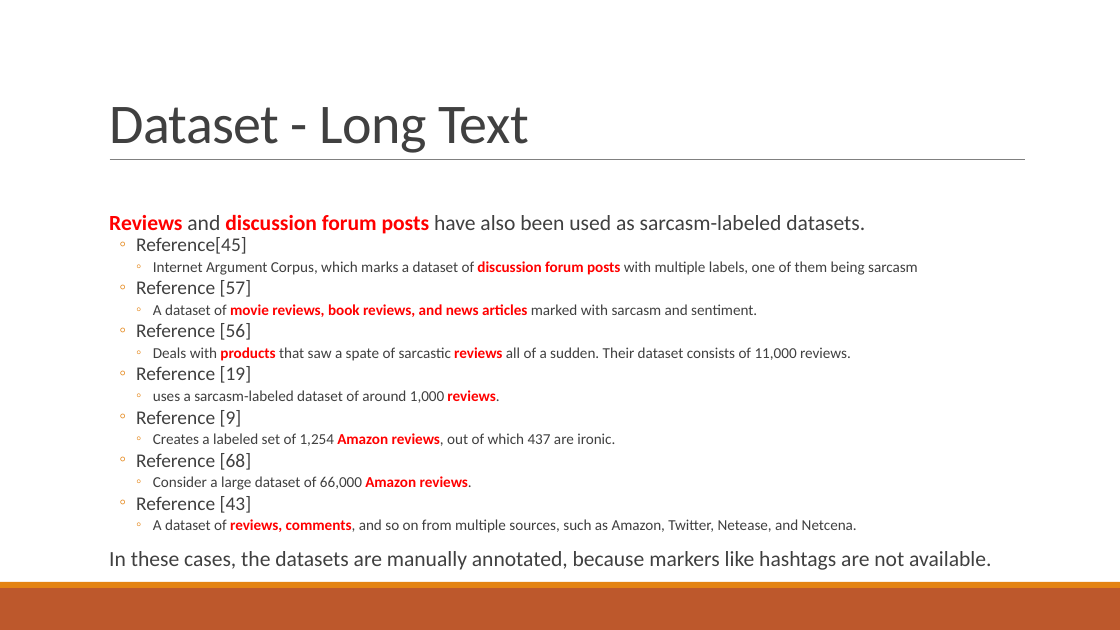
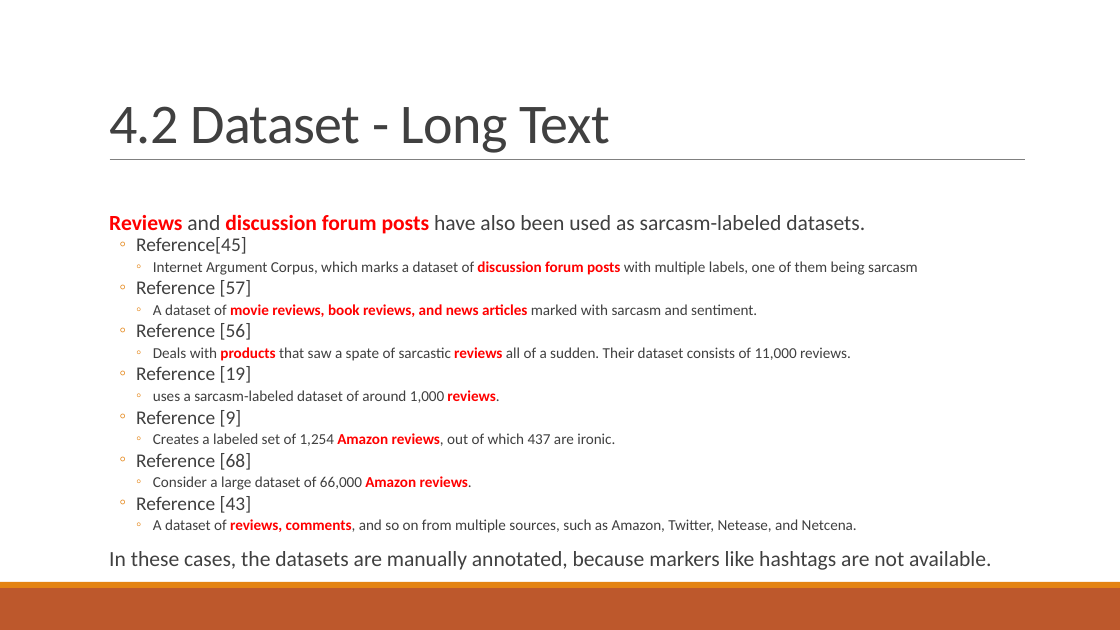
Before and after one commit to liangxh/grad, a slide deck: slide 16 of [文献调研] Automatic Sarcasm Detection A Survey.pptx. Drawn at 1120x630 pixels with LibreOffice and Linux fonts; fonts in the diff are those of the drawing. Boxes give left, top, right and bottom in pixels: in the first picture for what was removed or moved away, otherwise in the second. Text is boxed around its words. In the diff, an @@ line names an element or a change of style, - is before the commit and + after.

```diff
--- a/[文献调研] Automatic Sarcasm Detection A Survey.pptx
+++ b/[文献调研] Automatic Sarcasm Detection A Survey.pptx
@@ title at box(109, 106, 610, 153): text changed @@
-Dataset - Long Text
+4.2 Dataset - Long Text
```
Also in this commit, not shown: 22 other slides changed, 11 slides added, 1 slide removed.
